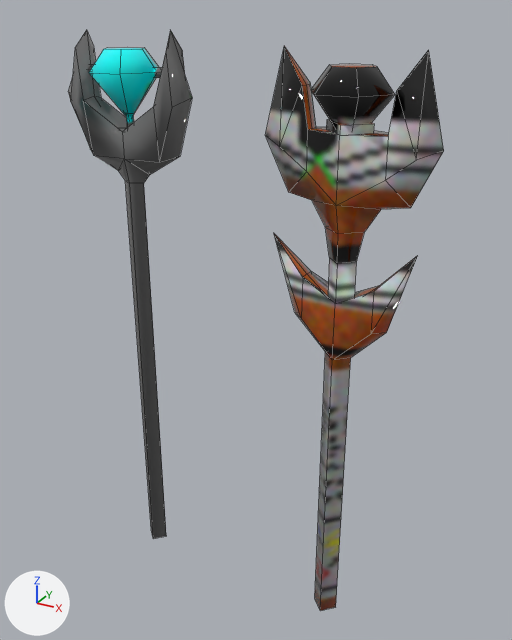
The OBJ model Assets/pruebas/Export_Unity/Bastones.obj: old version first, new version second.
Before and after are seen from a 50 mm camera at (49.8, -63.0, 66.3) aimed at (14.5, 1.2, 34.2). Arrows for +X, +Y and +Z are at lower left; the lights stay in place. Mesh edges are drawn as thin lines. Where no turn or scale is listed for an object, it has been applied to the vertices.

Objects in the first picture: 'Baston_1', 'Baston_2'.
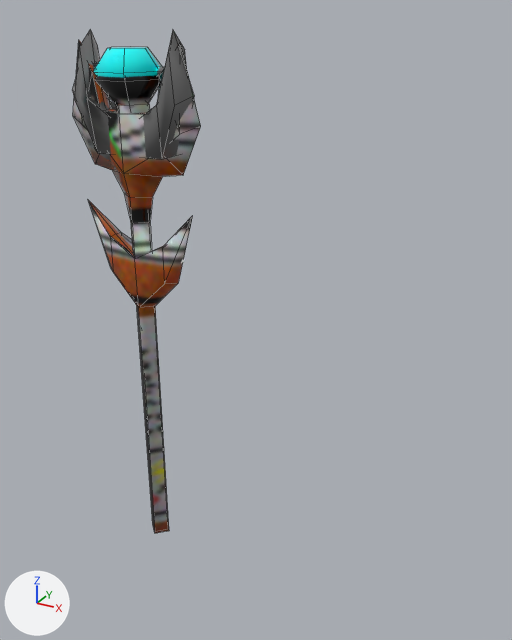
The change, as a diff of the scene's bpy script:
```diff
--- a/Assets/pruebas/Export_Unity/Bastones.obj.py
+++ b/Assets/pruebas/Export_Unity/Bastones.obj.py
@@ me_baston_1 @@
 me_baston_1.from_pydata(...)  # 77 vertices, 69 faces; spans x -7.7..8.6, y -4.8..2.1, z 0.3..64.4
 # used by ob_baston_1; location = (0.0, 0.0, 0.0)
+# me_baston_1 part 1: the whole mesh is moved by (-0.6, 1.3, 0.0)
 me_baston_1.materials.append(mat_02___default)
@@ me_baston_2 @@
 me_baston_2.from_pydata(...)  # 85 vertices, 95 faces; spans x 17.0..34.3, y -5.0..1.9, z 0.0..63.2
 # used by ob_baston_2; location = (0.0, 0.0, 0.0)
+# me_baston_2 part 2: the whole mesh is moved by (-25.6, 1.6, 0.0)
 me_baston_2.materials.append(mat_01___default)
```

Where the change shows, as pixel boxes [x1, y1, x2, y2] in the pictures (512 x 640 px):
'Baston_2', mesh moved
    before: [265, 46, 444, 611]
    after: [73, 41, 201, 533]
'Baston_1', mesh moved
    before: [68, 30, 192, 539]
    after: [72, 29, 194, 161]
